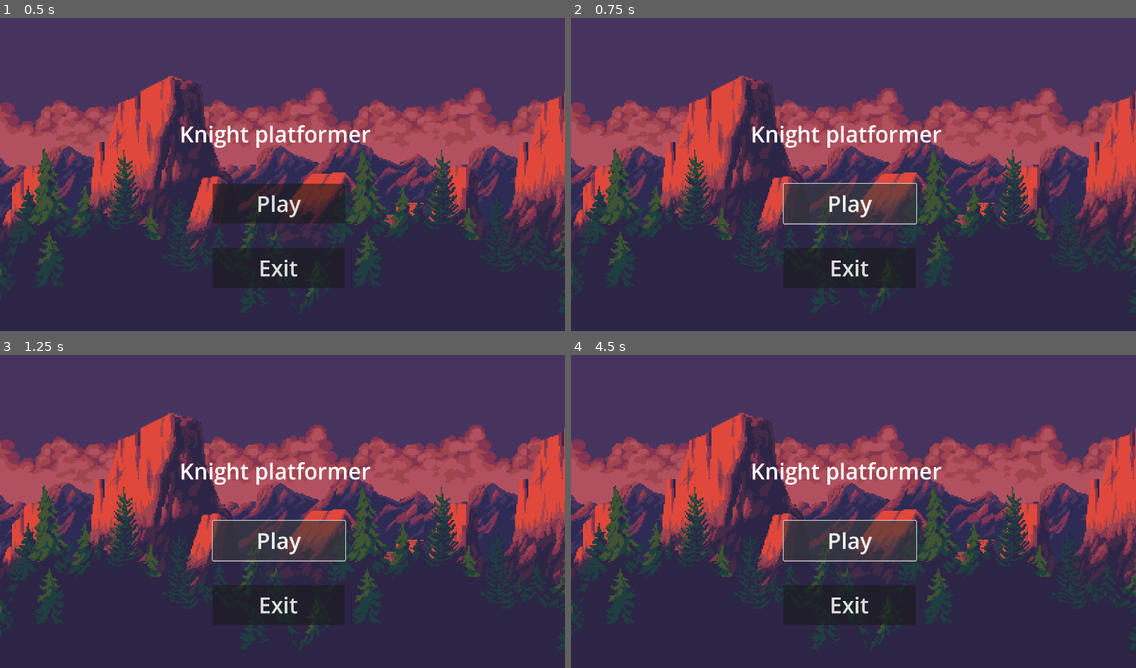
Above: before the commit, frames 1-4 (two rows, left to right).
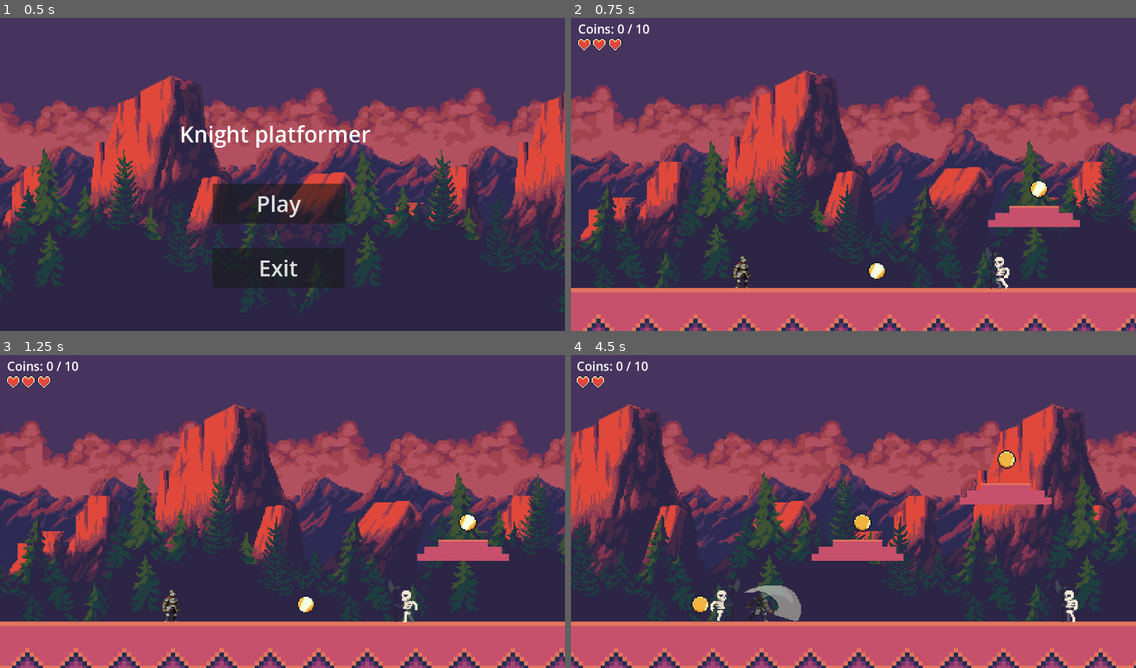
Above: after the commit, the same moments.

Repository: EduardoGMora/plataforma2D
Game: Godot game, scene res://Scenes/main.tscn
Two runs of this game, one before a commit and one after it. Both use one fixed random seed, a clock stepped at 60 frames per second and the inputs below.
Inputs (mouse positions are in pixels of both pictures, inside the frame that each line leads up to):
- Up to frame 1 (0.5 s): no input
- Up to frame 2 (0.75 s): click "Play" at 0.5 s
- Up to frame 3 (1.25 s): no input
- Up to frame 4 (4.5 s): click (847, 539) at 1.25 s, where only the run before the commit has a clickable "Play"; tap Enter (ui_accept) at 2 s; hold D (attack) 2.03-2.78 s; hold Right (move_right) 2.03-3.53 s; tap Backspace (jump) at 2.27, 3.02 s; tap D (attack) at 2.85, 4.35 s; hold Left (move_left) 3.53-4.28 s; hold D (attack) 3.53-4.28 s; hold Right (move_right) from 4.28 s (still down)

Frame 1 is identical in both runs. In frame 2, 50% of the frame differs, in the area x 0-100%, y 1-100%; in frame 3, 50%; in frame 4, 53%.
Error before the commit: Invalid assignment of property or key 'visible' with value of type 'bool' on a base object of type 'null instance'. (res://Scripts/hud.gd:20)

Commit message:
fix: Update control mappings in README and remove unused HP label in HUD script

Diff:
--- a/Scripts/hud.gd
+++ b/Scripts/hud.gd
@@ -4,7 +4,6 @@
 @onready var exit_button: Button = $ExitButton
 @onready var title_label: RichTextLabel = $RichTextLabel
 @onready var coin_label: Label = $CoinLabel
-@onready var hp_label: Label = $HPLabel
 @onready var message_label: Label = $MessageLabel
 @onready var hp_hearts: Node2D = $HP
 
@@ -17,7 +16,6 @@
 	coin_label.visible = false
 	message_label.visible = false
 	hp_hearts.visible = false
-	hp_label.visible = false
 	play_button.pressed.connect(_on_play_pressed)
 	exit_button.pressed.connect(_on_exit_pressed)
 
Not shown, changed: README.md
